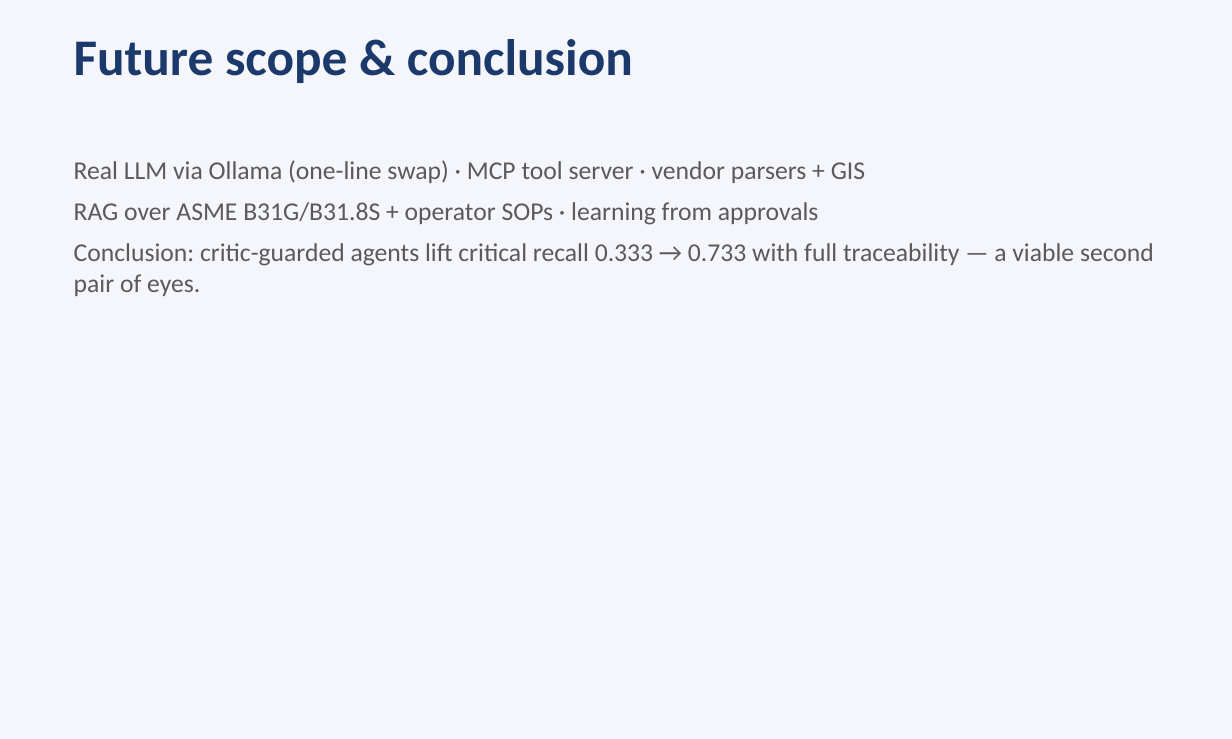
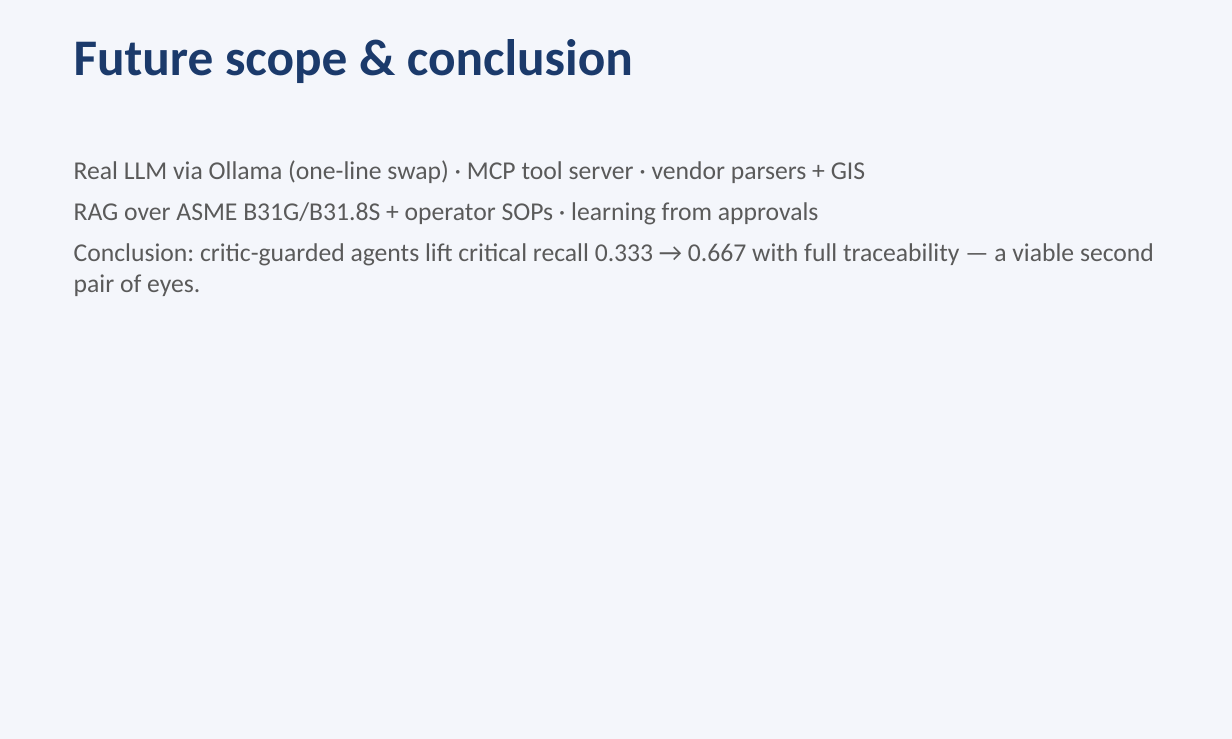
Before and after one commit to DeltaN04/Pipeline-Corrosion-Guard, a slide deck: slide 12 of presentation.pptx. Drawn at 1232x739 pixels with LibreOffice and Linux fonts; fonts in the diff are those of the drawing. Boxes give left, top, right and bottom in pixels: in the first picture for what was removed or moved away, otherwise in the second. Text is boxed around its words. In the diff, an @@ line names an element or a change of style, - is before the commit and + after.

```diff
--- a/presentation.pptx
+++ b/presentation.pptx
@@ text at (74,243,1154,296): text changed @@
-Conclusion: critic-guarded agents lift critical recall 0.333 → 0.733 with full traceability — a viable second pair of eyes.
+Conclusion: critic-guarded agents lift critical recall 0.333 → 0.667 with full traceability — a viable second pair of eyes.
```
Also in this commit, not shown: 5 other slides changed, 13 other files.
